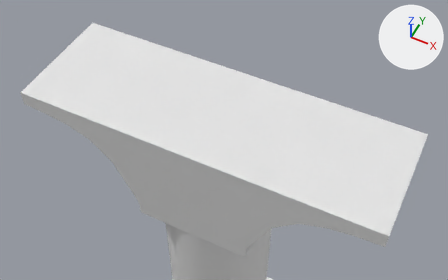
Before and after pictures for a commit that changed the FBX model Assets/Models/Hub/Aesthetic/Pillars/Pillar.fbx.
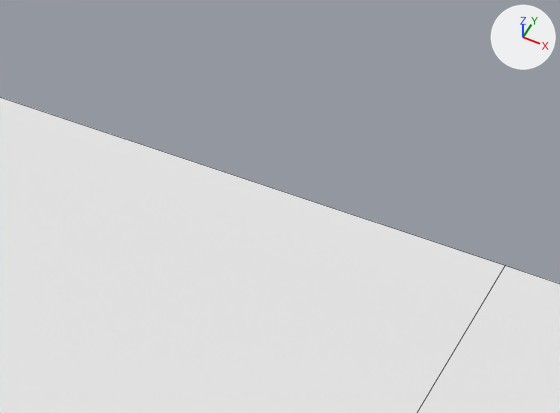
There are two pictures of each version: one from a 50 mm lens placed at (3.07, -5.93, 16.84), pointed at (-0.09, 0.39, 8.94), one close up on the part from 44% to 70% of the width and 14% to 44% of the height. Lighting does not change. The marker at upper right points along +X, +Y and +Z. The close-ups show mesh edges as thin lines. Where no turn or scale is listed for an object, it has been applied to the vertices. Vertices at the same position are counted once.
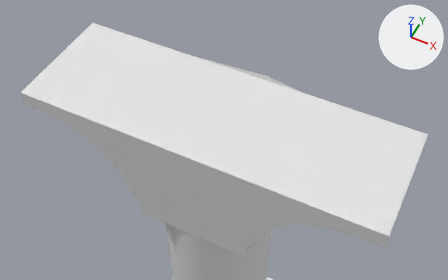
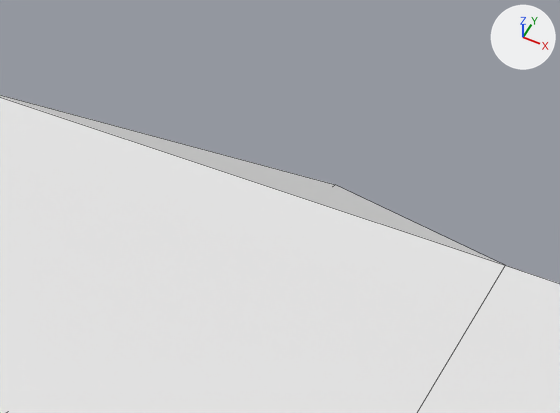
Changed parts and their boxes (x1, y1, x2, y2) in the close-ups (560 x 413 px):
```json
{"object": "Cube.001", "change": "reshaped", "before": [0, 97, 560, 413], "after": [0, 95, 560, 413]}
{"part": 1, "of": "me_cube_005", "change": "built on", "after": [0, 95, 503, 265]}
```

Edits to the scene script, one JSON object a line:
```json
{"block": "me_cube_005", "where": "me_cube_005.from_pydata(...)  # 52 vertices, 50 faces; spans x -3.0..3.0, y -1.0..1.0, z -2.0..0.0"}
{"block": "me_cube_005", "where": "# used by ob_cube_001; location = (0.0, 0.0, 10.0)"}
{"block": "me_cube_005", "where": "# verts and faces of me_cube_005; kept vertices keep their numbers, new ones are numbered from 52"}
{"block": "me_cube_005", "where": "# before: 0 (-1.0, 1.0, 0.0), 4 (1.0, 1.0, 0.0) at pixel (505, 265), 8 (-1.0, 1.0, -1.73), 11 (1.0, 1.0, -1.73)"}
{"block": "me_cube_005", "change": "me_cube_005 part 1"}
{"op": "add", "block": "me_cube_005", "code": "delete_faces([(0, 4, 11, 8)])"}
{"op": "add", "block": "me_cube_005", "code": "verts[52] = (0.0, 2.0, -0.87)  # pixel (335, 184)"}
{"op": "add", "block": "me_cube_005", "code": "faces += [(8, 52, 11), (0, 52, 8), (0, 4, 52), (4, 11, 52)]"}
```
